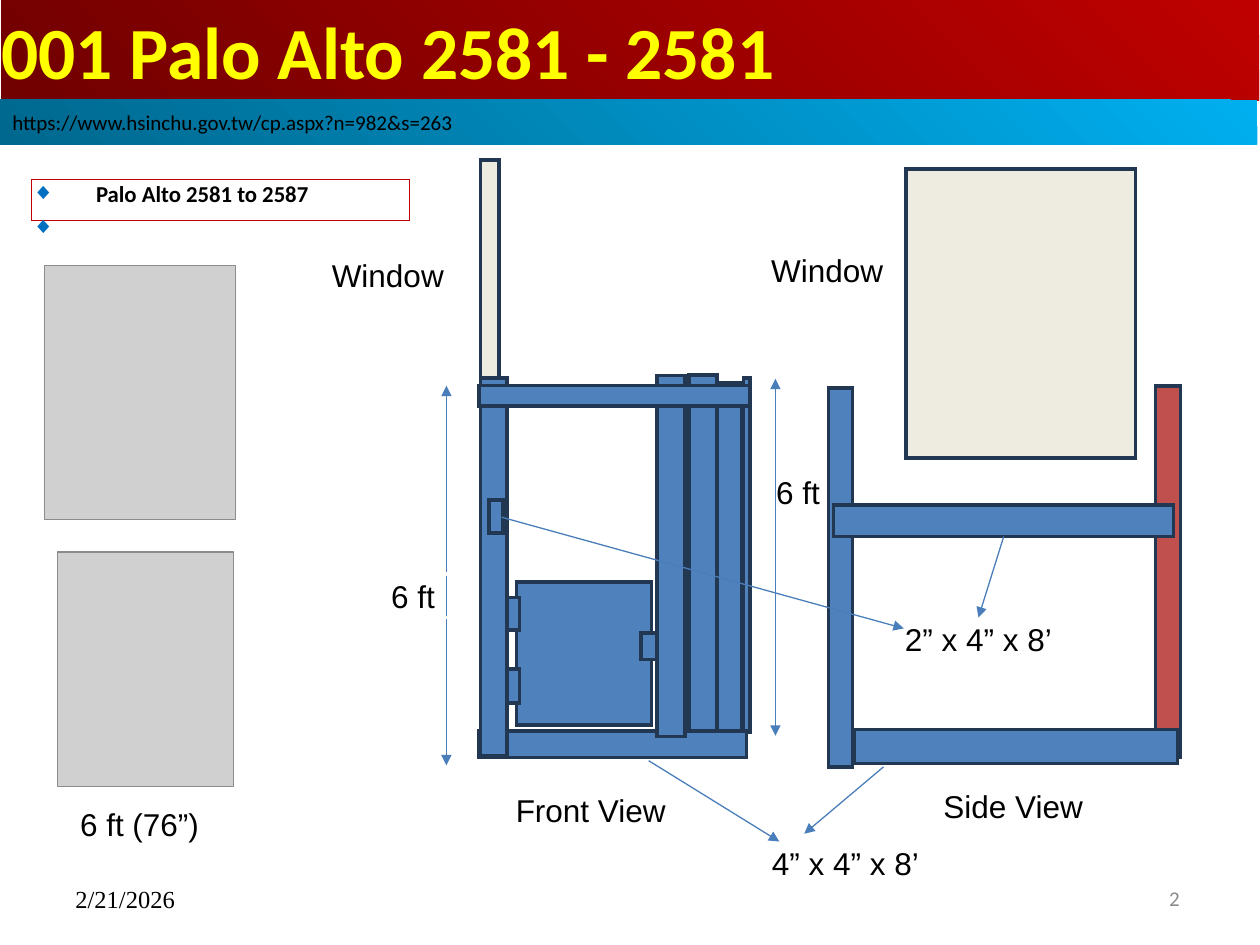
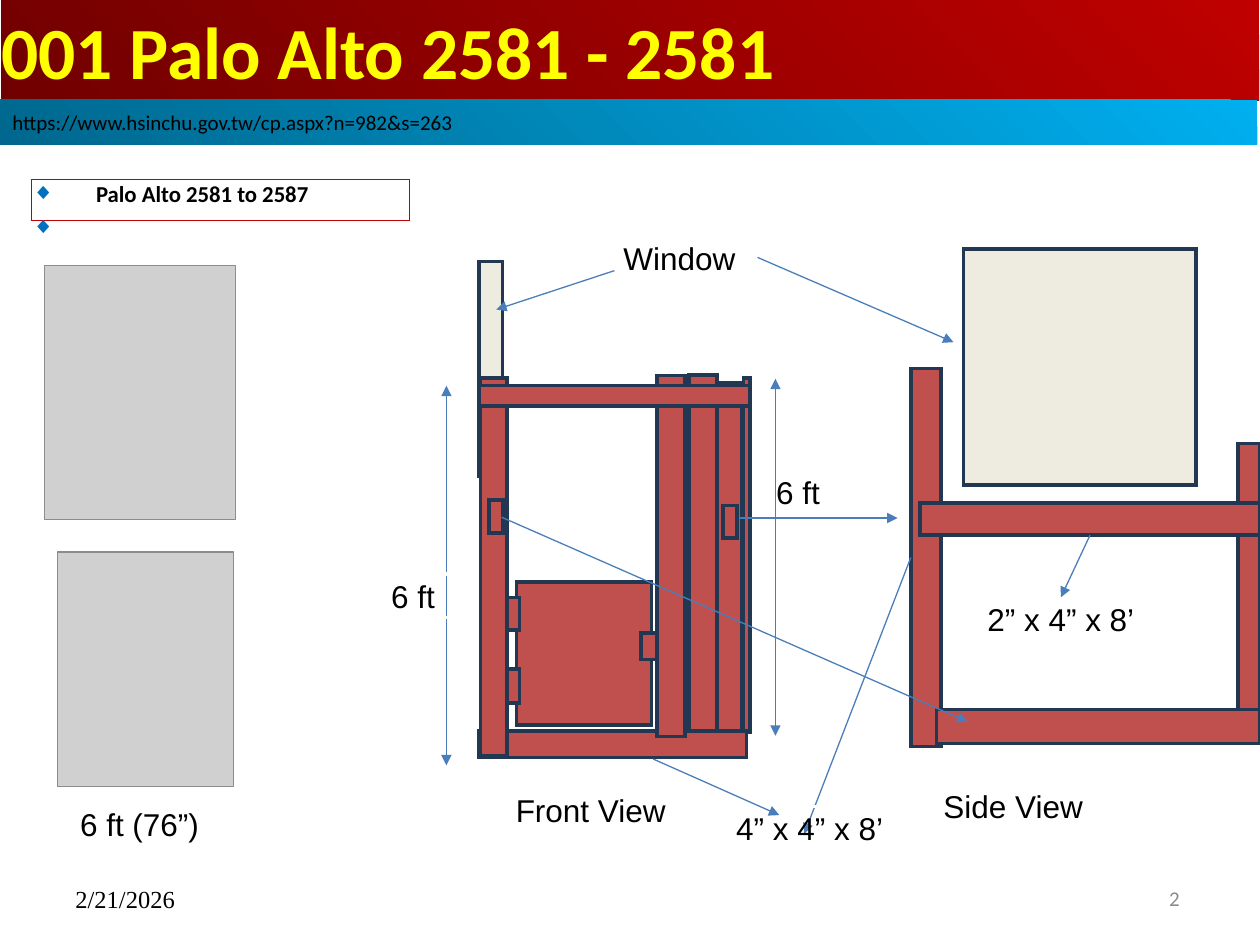
Before and after one commit to peterhchen/1000_Family, a slide deck: slide 2 of Palo_Alto_2581/000_PaloAlto_2581_Shed.pptx. Drawn at 1260x945 pixels with LibreOffice and Linux fonts; fonts in the diff are those of the drawing; grey boxes stand for pictures. Boxes give left, top, right and bottom in pixels: in the first picture for what was removed or moved away, otherwise in the second. Text is boxed around its words. In the diff, an @@ line names an element or a change of style, - is before the commit and + after.

```diff
--- a/Palo_Alto_2581/000_PaloAlto_2581_Shed.pptx
+++ b/Palo_Alto_2581/000_PaloAlto_2581_Shed.pptx
@@ rectangle "Window": place and size @@
-rectangle "Window" at [748,248,905,292]
+rectangle "Window" at [601,236,757,280]
@@ rectangle removed at [314,253,462,297] @@
-Window
@@ rectangle: place and size @@
-rectangle at [480,160,499,450]
+rectangle at [479,261,503,475]
@@ arrow added from (757, 257) to (954, 343), #4B7EBC 0.75 pt @@
@@ rectangle: place and size @@
-rectangle at [906,169,1135,459]
+rectangle at [964,249,1197,486]
@@ arrow added from (615, 271) to (496, 310), #4B7EBC 0.75 pt @@
@@ fill #4F81BD to #C0504D in 15 elements at [743,378,750,732], [517,582,651,726], [505,597,519,630], [503,669,520,703], [716,383,742,732], [689,375,717,736], [641,633,663,659], [479,731,746,757], [480,378,507,756], [658,375,685,736], [479,386,750,406], [489,500,503,533], [920,503,1260,534], [936,709,1260,743], [911,369,941,747] @@
@@ rectangle: place and size @@
-rectangle at [828,388,852,767]
+rectangle at [911,369,941,747]
@@ rectangle: place and size @@
-rectangle at [1155,386,1181,757]
+rectangle at [1239,444,1260,737]
@@ rectangle added at [723,505,737,538], fill #C0504D, outline #233953 2 pt @@
@@ rectangle: place and size @@
-rectangle at [834,505,1174,537]
+rectangle at [920,503,1260,534]
@@ arrow moved from (501, 517) - (903, 629) to (501, 517) - (968, 722) @@
@@ arrow added from (738, 518) to (897, 518), #4B7EBC 0.75 pt @@
@@ arrow moved from (1004, 537) - (979, 617) to (1090, 536) - (1061, 597) @@
@@ arrow moved from (883, 767) - (804, 834) to (911, 558) - (804, 834) @@
@@ rectangle "2” x 4” x 8’": place and size @@
-rectangle "2” x 4” x 8’" at [891,617,1067,662]
+rectangle "2” x 4” x 8’" at [973,597,1149,641]
@@ rectangle: place and size @@
-rectangle at [854,730,1178,764]
+rectangle at [936,709,1260,743]
@@ arrow moved from (649, 761) - (780, 842) to (654, 759) - (780, 815) @@
@@ rectangle "4” x 4” x 8’": place and size @@
-rectangle "4” x 4” x 8’" at [757,840,934,885]
+rectangle "4” x 4” x 8’" at [722,806,898,850]
```
